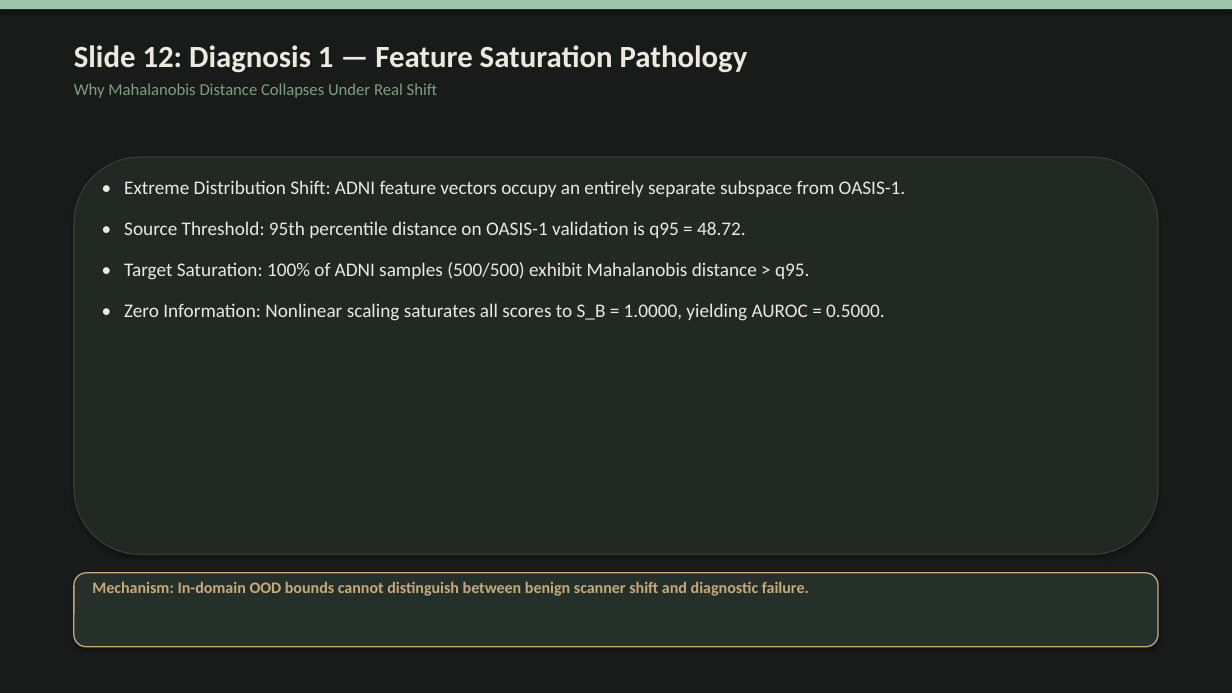
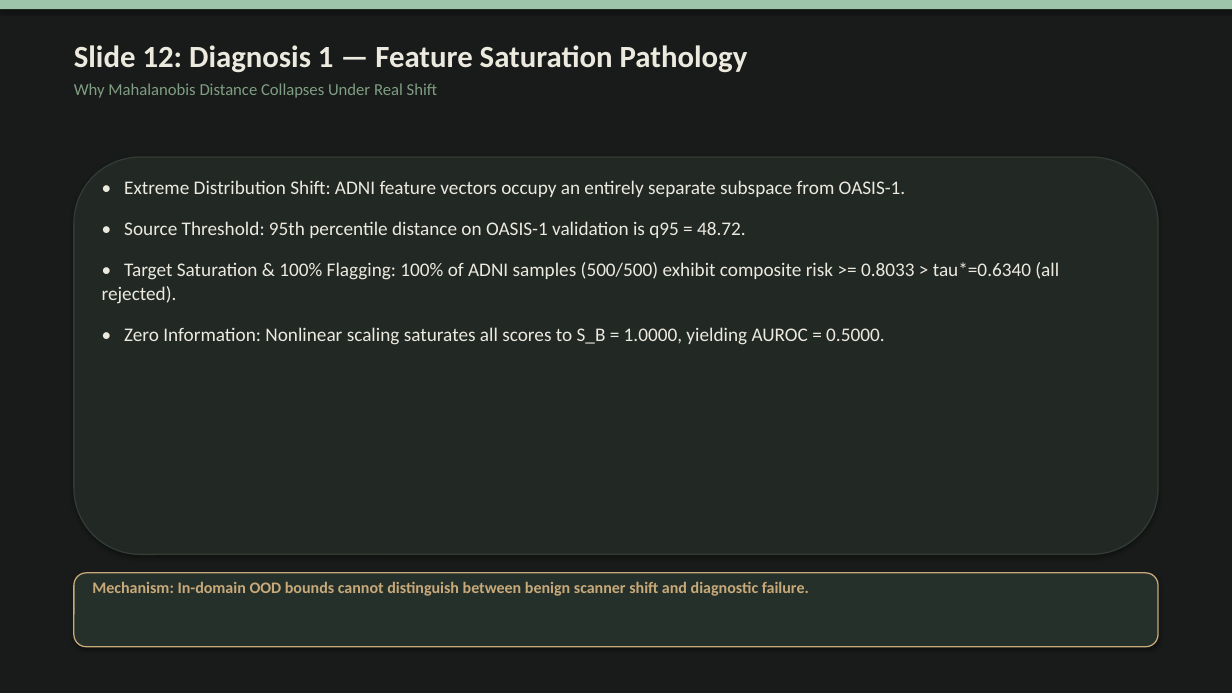
Before and after one commit to Bhavi123-hacker/brain-mri-foundation-benchmark, a slide deck: slide 13 of docs/submission/final/SHIFT_MRI_Final_Presentation.pptx. Drawn at 1232x693 pixels with LibreOffice and Linux fonts; fonts in the diff are those of the drawing. Boxes give left, top, right and bottom in pixels: in the first picture for what was removed or moved away, otherwise in the second. Text is boxed around its words. In the diff, an @@ line names an element or a change of style, - is before the commit and + after.

```diff
--- a/docs/submission/final/SHIFT_MRI_Final_Presentation.pptx
+++ b/docs/submission/final/SHIFT_MRI_Final_Presentation.pptx
@@ text at box(102, 262, 1059, 304): text changed @@
-• Target Saturation: 100% of ADNI samples (500/500) exhibit Mahalanobis distance > q95.
+• Target Saturation & 100% Flagging: 100% of ADNI samples (500/500) exhibit composite risk >= 0.8033 > tau*=0.6340 (all rejected).
```
Also in this commit, not shown: 3 other slides changed, 46 other files.
